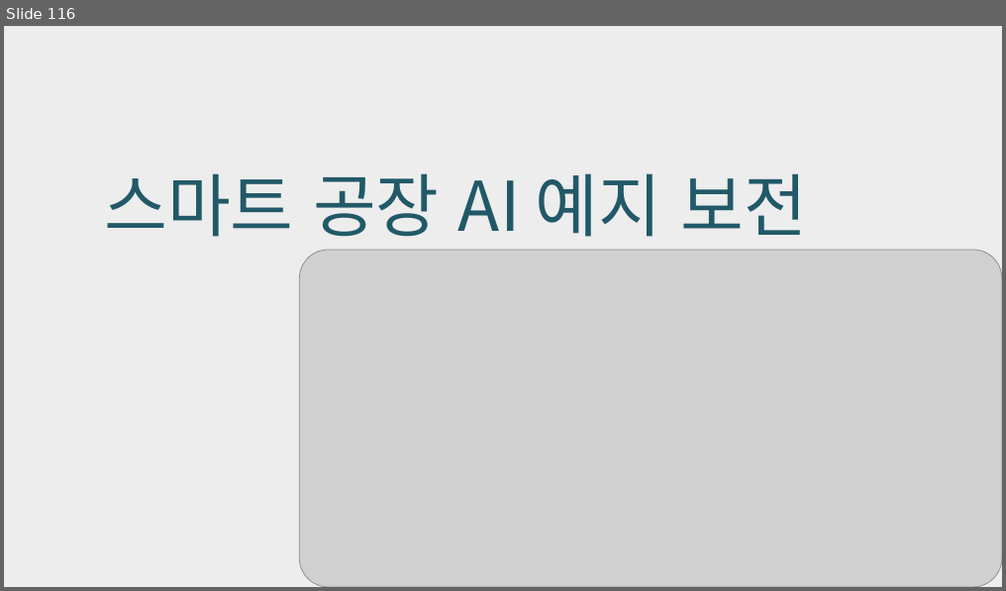
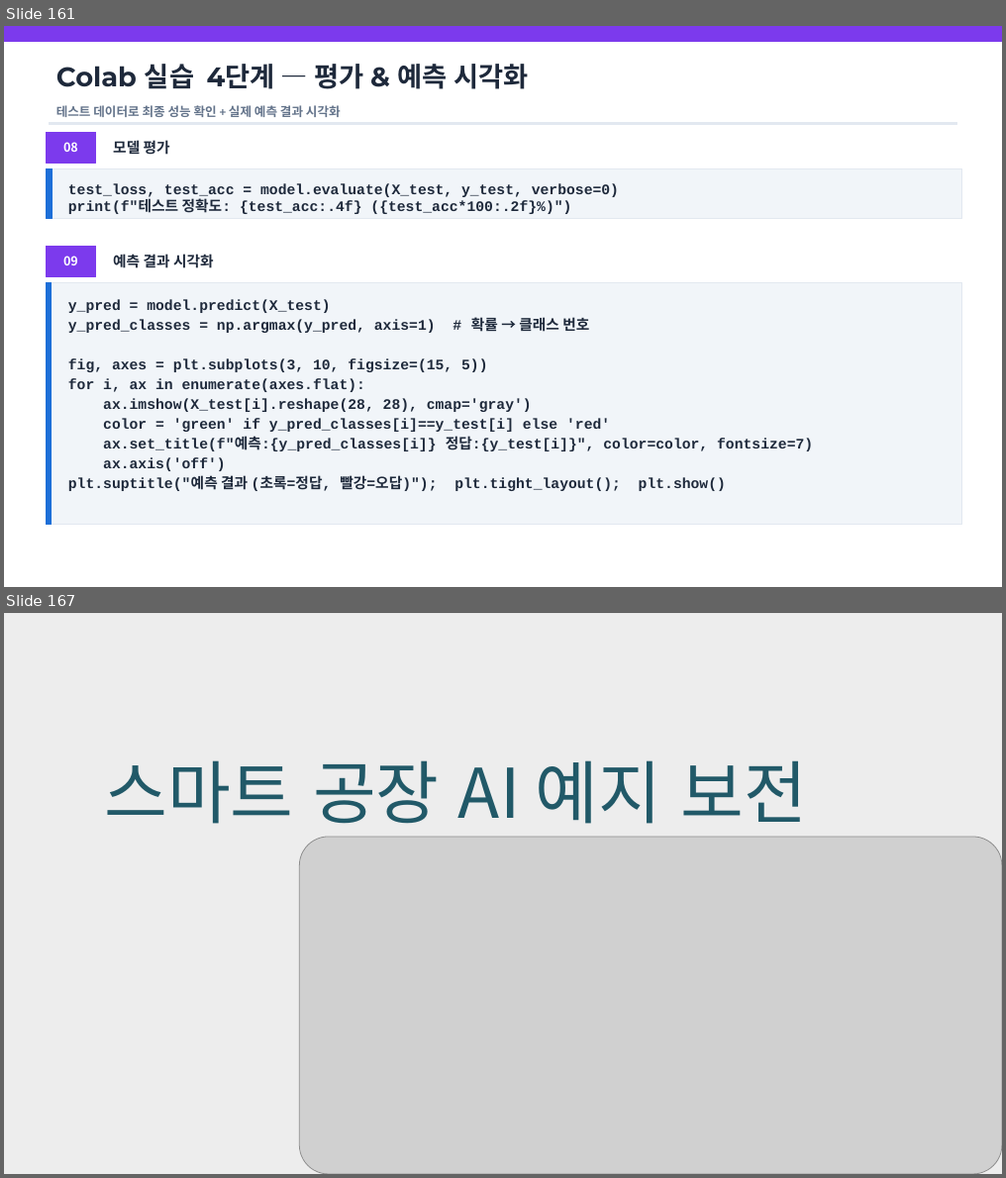
Before and after one commit to heartcom/Linux-Program, a slide deck: 강의자료_머신러닝_인공지능(2606).pptx. Shown one above the other, each under a label of ours: slide 116 before the commit, slides 161 and 167 after it; the slides between them are not shown. The pictures are 1006x591 and 1006x1178 pixels, drawn with LibreOffice and Linux fonts; fonts in the diff are those of the drawing; grey boxes stand for pictures. Boxes give left, top, right and bottom in pixels: in the first picture for what was removed or moved away, otherwise in the second. Text is boxed around its words. In the diff, an @@ line names an element or a change of style, - is before the commit and + after.

```diff
--- a/강의자료_머신러닝_인공지능(2606).pptx
+++ b/강의자료_머신러닝_인공지능(2606).pptx
@@ slide 161 added at box(4, 26, 1002, 587), background #FFFFFF @@
@@ rectangle added at box(4, 26, 1002, 42), fill #7C3AED, outline #7C3AED 1 pt @@
@@ text added at box(56, 64, 528, 89), 26 pt, text #1E293B, bold @@
+Colab 실습 4단계 — 평가 & 예측 시각화
@@ text added at box(56, 105, 341, 117), 12 pt, text #64748B, bold @@
+테스트 데이터로 최종 성능 확인 + 실제 예측 결과 시각화
@@ rectangle added at box(46, 132, 96, 163), fill #7C3AED, outline #7C3AED 1 pt @@
@@ rectangle added at box(49, 123, 957, 125), fill #E2E8F0, outline #E2E8F0 1 pt @@
@@ text added at box(63, 142, 78, 152), 12 pt, text #FFFFFF, bold @@
+08
@@ text added at box(113, 140, 170, 155), 14 pt, text #1E293B, bold @@
+모델 평가
@@ rectangle added at box(46, 169, 962, 219), fill #F1F5F9, outline #E2E8F0 1 pt @@
@@ rectangle added at box(46, 169, 52, 219), fill #1D6FD8, outline #1D6FD8 1 pt @@
@@ text added at box(68, 183, 619, 214), 14 pt, text #1E293B, bold @@
+test_loss, test_acc = model.evaluate(X_test, y_test, verbose=0)
+print(f"테스트 정확도: {test_acc:.4f} ({test_acc*100:.2f}%)")
@@ rectangle added at box(46, 246, 96, 276), fill #7C3AED, outline #7C3AED 1 pt @@
@@ text added at box(63, 256, 78, 266), 12 pt, text #FFFFFF, bold @@
+09
@@ text added at box(113, 254, 214, 269), 14 pt, text #1E293B, bold @@
+예측 결과 시각화
@@ rectangle added at box(46, 282, 962, 525), fill #F1F5F9, outline #E2E8F0 1 pt @@
@@ rectangle added at box(46, 282, 52, 525), fill #1D6FD8, outline #1D6FD8 1 pt @@
@@ text added at box(68, 299, 813, 491), 14 pt, text #1E293B, bold @@
+y_pred = model.predict(X_test)
+y_pred_classes = np.argmax(y_pred, axis=1) # 확률 → 클래스 번호
+fig, axes = plt.subplots(3, 10, figsize=(15, 5))
+for i, ax in enumerate(axes.flat):
+ax.imshow(X_test[i].reshape(28, 28), cmap='gray')
+color = 'green' if y_pred_classes[i]==y_test[i] else 'red'
+ax.set_title(f"예측:{y_pred_classes[i]} 정답:{y_test[i]}", color=color, fontsize=7)
+ax.axis('off')
+plt.suptitle("예측 결과 (초록=정답, 빨강=오답)"); plt.tight_layout(); plt.show()
@@ what was slide 116 is now slide 167 @@
```
Also in this commit, not shown: 12 slides changed, 50 other slides added.
